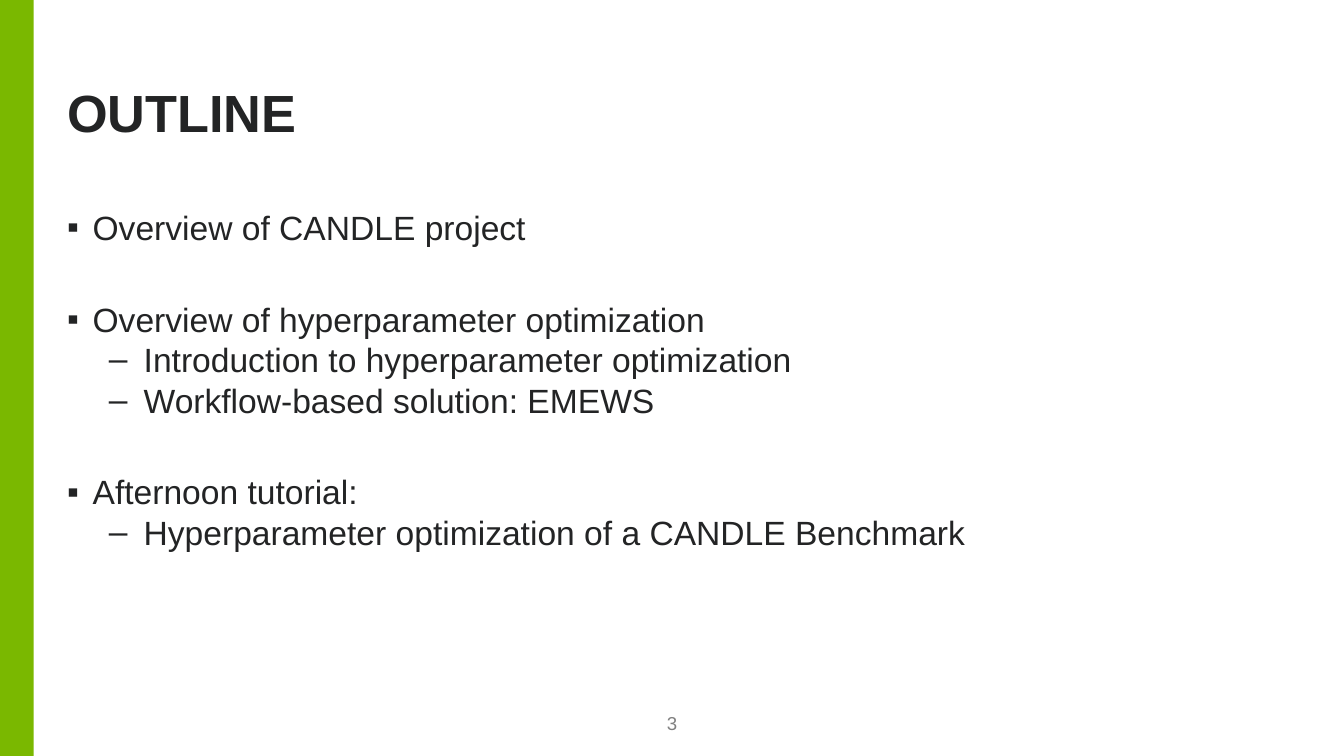
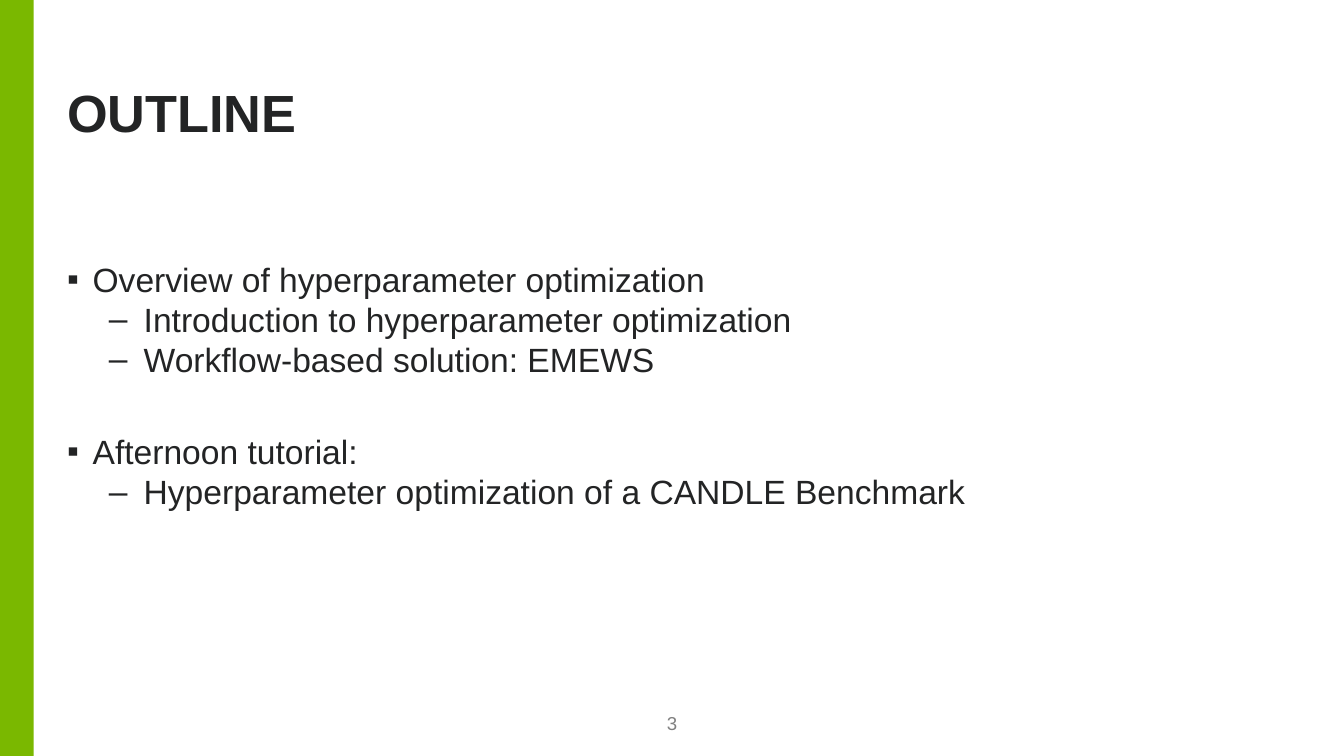
Before and after one commit to brettin/candle_tutorials, a slide deck: slide 3 of Topics/2_hyperparameter_optimization/hpo.pptx. Drawn at 1344x756 pixels with LibreOffice and Linux fonts; fonts in the diff are those of the drawing; background and template pictures are left out. Boxes give left, top, right and bottom in pixels: in the first picture for what was removed or moved away, otherwise in the second. Text is boxed around its words. In the diff, an @@ line names an element or a change of style, - is before the commit and + after.

```diff
--- a/Topics/2_hyperparameter_optimization/hpo.pptx
+++ b/Topics/2_hyperparameter_optimization/hpo.pptx
@@ text at box(93, 215, 526, 246): paragraph removed @@
-▪ Overview of CANDLE project
```
Also in this commit, not shown: 1 other slide changed, 2 slides added.
